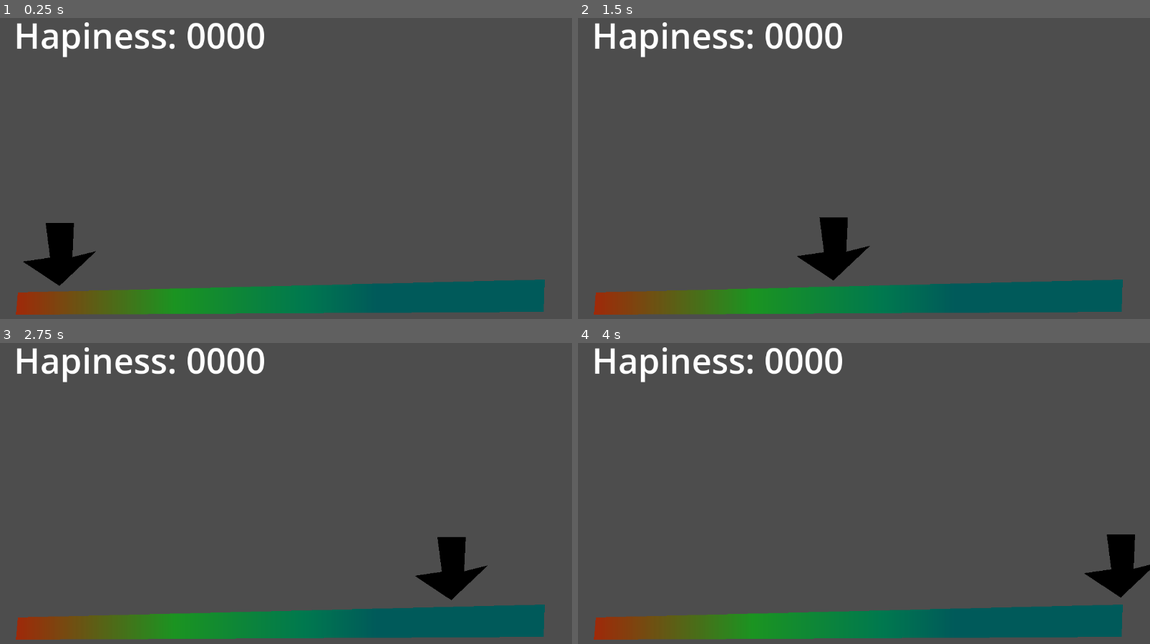
Above: before the commit, frames 1-4 (two rows, left to right).
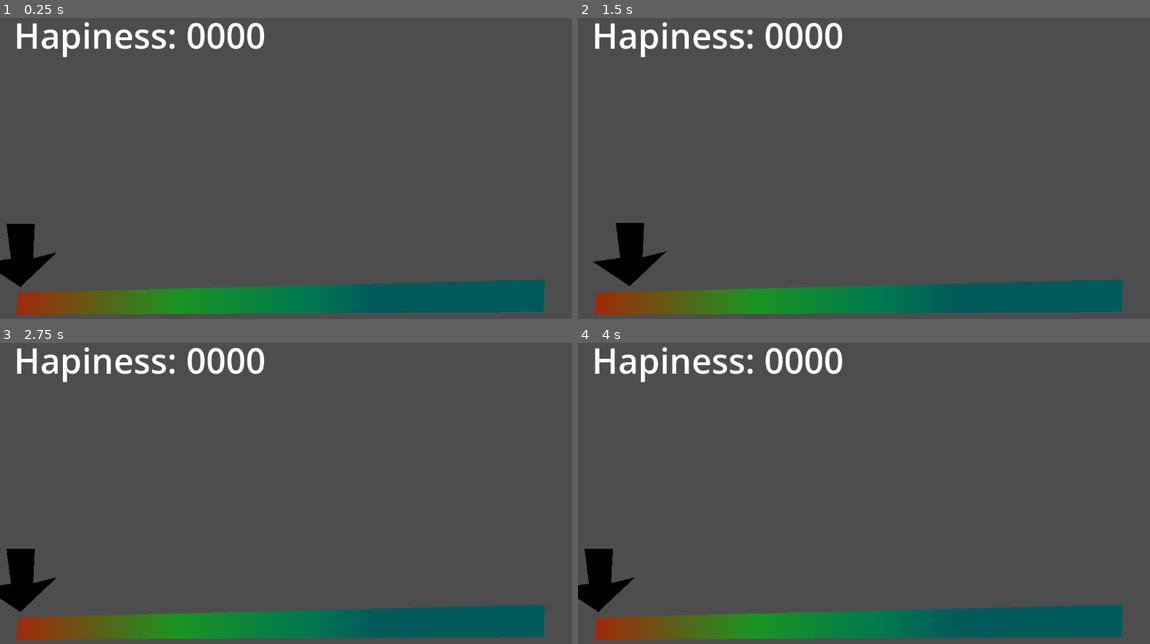
Above: after the commit, the same moments.

Repository: NamespaceV/Emo
Game: Godot game, scene res://main_scene.tscn
The game is run twice, just before and just after one commit, with the same random seed, the same clock (stepped at 60 frames per second) and the same inputs.
Inputs:
- Up to frame 1 (0.25 s): no input
- Up to frame 2 (1.5 s): tap Space (main_action, bound only after the commit) at 0.6, 1.35 s
- Up to frame 3 (2.75 s): tap Space (main_action, bound only after the commit) at 2.1 s
- Up to frame 4 (4 s): tap Space (main_action, bound only after the commit) at 2.85, 3.6 s

The runs differ from the first frame. In frame 1, 2.0% of the frame differs, in the area x 0-17%, y 68-90%; in frame 2, 2.2%, in the area x 2-52%, y 66-90%; in frame 3, 2.2%; in frame 4, 2.2%.

Commit message:
input support

Diff:
--- a/game.gd
+++ b/game.gd
@@ -14,6 +14,8 @@
 
 
 func _process(delta : float):
-	arrow_pct += delta * SPEED / 100.0
+	if Input.is_action_just_pressed("main_action"):
+		arrow_pct += 0.1
+	arrow_pct -= delta * SPEED / 100.0
 	arrow_pct = clamp(arrow_pct, 0 ,1)
 	arrow.position = lerp(BAR_START, BAR_END, arrow_pct)
--- a/project.godot
+++ b/project.godot
@@ -19,6 +19,22 @@
 
 project/assembly_name="Emo"
 
+[input]
+
+main_action={
+"deadzone": 0.5,
+"events": [Object(InputEventKey,"resource_local_to_scene":false,"resource_name":"","device":-1,"window_id":0,"alt_pressed":false,"shift_pressed":false,"ctrl_pressed":false,"meta_pressed":false,"pressed":false,"keycode":0,"physical_keycode":32,"key_label":0,"unicode":32,"location":0,"echo":false,"script":null)
+, Object(InputEventKey,"resource_local_to_scene":false,"resource_name":"","device":-1,"window_id":0,"alt_pressed":false,"shift_pressed":false,"ctrl_pressed":false,"meta_pressed":false,"pressed":false,"keycode":0,"physical_keycode":88,"key_label":0,"unicode":120,"location":0,"echo":false,"script":null)
+, Object(InputEventKey,"resource_local_to_scene":false,"resource_name":"","device":-1,"window_id":0,"alt_pressed":false,"shift_pressed":false,"ctrl_pressed":false,"meta_pressed":false,"pressed":false,"keycode":0,"physical_keycode":65,"key_label":0,"unicode":97,"location":0,"echo":false,"script":null)
+, Object(InputEventKey,"resource_local_to_scene":false,"resource_name":"","device":-1,"window_id":0,"alt_pressed":false,"shift_pressed":false,"ctrl_pressed":false,"meta_pressed":false,"pressed":false,"keycode":0,"physical_keycode":4194309,"key_label":0,"unicode":0,"location":0,"echo":false,"script":null)
+, Object(InputEventMouseButton,"resource_local_to_scene":false,"resource_name":"","device":-1,"window_id":0,"alt_pressed":false,"shift_pressed":false,"ctrl_pressed":false,"meta_pressed":false,"button_mask":0,"position":Vector2(0, 0),"global_position":Vector2(0, 0),"factor":1.0,"button_index":1,"canceled":false,"pressed":false,"double_click":false,"script":null)
+, Object(InputEventJoypadButton,"resource_local_to_scene":false,"resource_name":"","device":-1,"button_index":1,"pressure":0.0,"pressed":false,"script":null)
+, Object(InputEventJoypadButton,"resource_local_to_scene":false,"resource_name":"","device":-1,"button_index":1,"pressure":0.0,"pressed":false,"script":null)
+, Object(InputEventKey,"resource_local_to_scene":false,"resource_name":"","device":-1,"window_id":0,"alt_pressed":false,"shift_pressed":false,"ctrl_pressed":false,"meta_pressed":false,"pressed":false,"keycode":0,"physical_keycode":90,"key_label":0,"unicode":122,"location":0,"echo":false,"script":null)
+, Object(InputEventKey,"resource_local_to_scene":false,"resource_name":"","device":-1,"window_id":0,"alt_pressed":false,"shift_pressed":false,"ctrl_pressed":false,"meta_pressed":false,"pressed":false,"keycode":0,"physical_keycode":67,"key_label":0,"unicode":99,"location":0,"echo":false,"script":null)
+]
+}
+
 [rendering]
 
 renderer/rendering_method="mobile"
